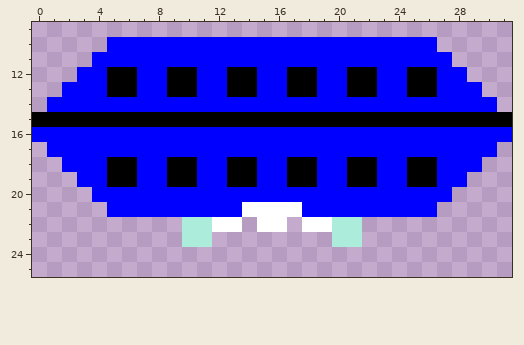
Pixel-art sprite -- invader1.png. Above: the version before the commit.
The file is 64x64 pixels, drawn in blocks of 2x2; one block is one cell here. Shown: x 0..31, y 9..25.
New version:
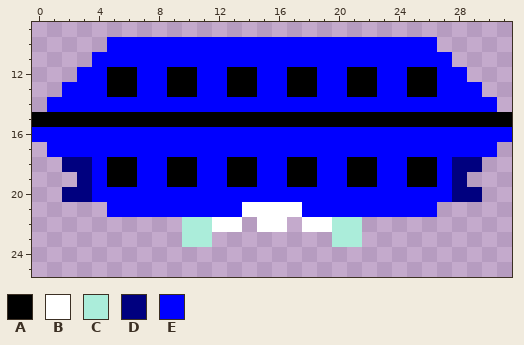
Palette (. is transparent): A #000000  B #ffffff  C #abedda  D #00007f  E #0000ff
Edits made:
y 18: x 2..3 EE -> DD; x 28..29 EE -> DD
y 19: x 3 E -> D; x 28 E -> D
y 20: x 2..3 .. -> DD; x 28..29 .. -> DD
